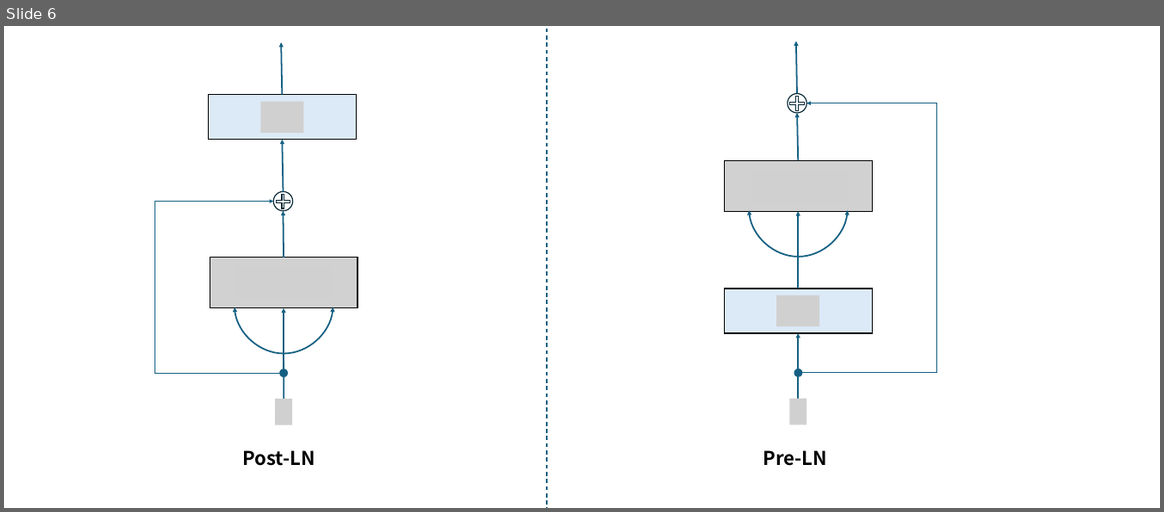
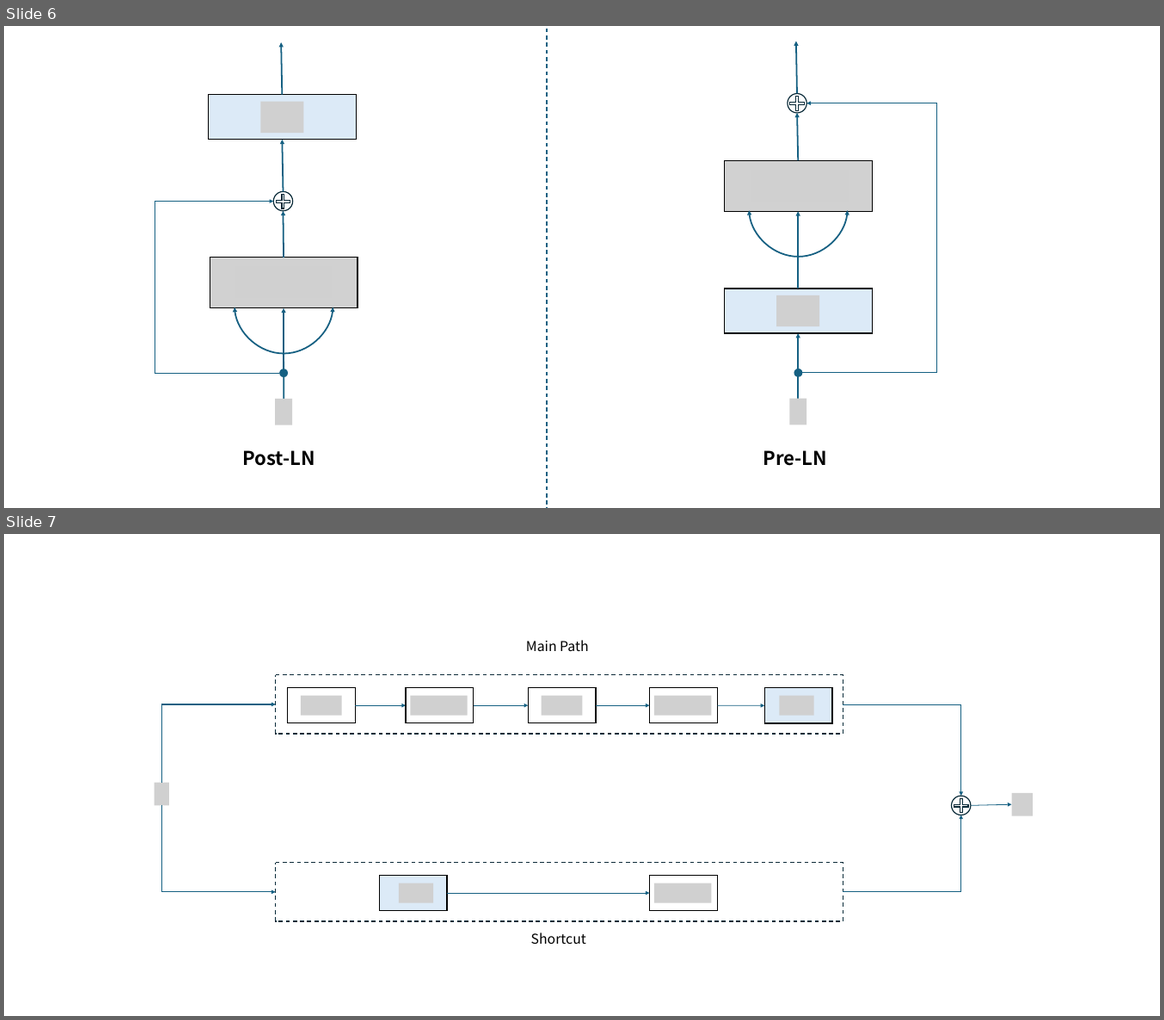
Before and after one commit to innovation-cat/innovation-cat.github.io, a slide deck: images/posts/2025-03-02-blog-post/新建 Microsoft PowerPoint 演示文稿.pptx. Shown one above the other, each under a label of ours: slide 6 before the commit, slides 6 and 7 after it. The pictures are 1164x512 and 1164x1020 pixels, drawn with LibreOffice and Linux fonts; fonts in the diff are those of the drawing; grey boxes stand for pictures. Boxes give left, top, right and bottom in pixels: in the first picture for what was removed or moved away, otherwise in the second. Text is boxed around its words. In the diff, an @@ line names an element or a change of style, - is before the commit and + after.

```diff
--- a/images/posts/2025-03-02-blog-post/新建 Microsoft PowerPoint 演示文稿.pptx
+++ b/images/posts/2025-03-02-blog-post/新建 Microsoft PowerPoint 演示文稿.pptx
@@ slide 7 added at <box>4,534,1160,1016</box>, background #FFFFFF @@
@@ text added at <box>526,640,589,651</box>, 20 pt, text #000000 @@
+Main Path
@@ rounded rectangle added at <box>276,675,843,734</box>, outline #092A39 1.5 pt dashed @@
@@ rounded rectangle added at <box>287,688,355,723</box>, outline #000000 1.5 pt @@
@@ rounded rectangle added at <box>406,688,474,723</box>, outline #000000 1.5 pt @@
@@ rounded rectangle added at <box>528,688,596,723</box>, outline #000000 1.5 pt @@
@@ rounded rectangle added at <box>650,688,717,723</box>, outline #000000 1.5 pt @@
@@ rounded rectangle added at <box>764,688,832,723</box>, fill #DCEAF7, outline #000000 1.5 pt @@
@@ elbow arrow added from (161, 782) to (276, 704), #156082 1.5 pt @@
@@ picture added at <box>301,696,342,715</box> @@
@@ arrow added from (355, 705) to (406, 705), #156082 1 pt @@
@@ picture added at <box>410,696,468,715</box> @@
@@ arrow added from (474, 705) to (528, 705), #156082 1 pt @@
@@ picture added at <box>542,696,583,715</box> @@
@@ arrow added from (596, 705) to (650, 705), #156082 1 pt @@
@@ picture added at <box>654,696,711,715</box> @@
@@ arrow added from (718, 705) to (764, 705), #156082 1 pt @@
@@ picture added at <box>779,696,814,715</box> @@
@@ elbow arrow added from (843, 704) to (961, 795), #156082 1 pt @@
@@ picture added at <box>154,782,169,805</box> @@
@@ elbow arrow added from (161, 805) to (276, 892), #156082 1.5 pt @@
@@ elbow arrow added from (843, 892) to (961, 815), #156082 1 pt @@
@@ plus sign added at <box>952,795,971,815</box>, outline #092A39 1.5 pt @@
@@ ellipse added at <box>952,795,971,815</box>, outline #092A39 1.5 pt @@
@@ arrow added from (971, 805) to (1012, 804), #156082 1 pt @@
@@ picture added at <box>1012,793,1033,816</box> @@
@@ rounded rectangle added at <box>276,863,843,921</box>, outline #092A39 1.5 pt dashed @@
@@ rounded rectangle added at <box>379,875,447,911</box>, fill #DCEAF7, outline #000000 1.5 pt @@
@@ picture added at <box>399,883,433,902</box> @@
@@ arrow added from (447, 893) to (650, 893), #156082 1 pt @@
@@ rounded rectangle added at <box>650,875,717,911</box>, outline #000000 1.5 pt @@
@@ picture added at <box>654,883,711,902</box> @@
@@ text added at <box>531,932,586,943</box>, 20 pt, text #000000 @@
+Shortcut
```
Also in this commit, not shown: 4 other files.
